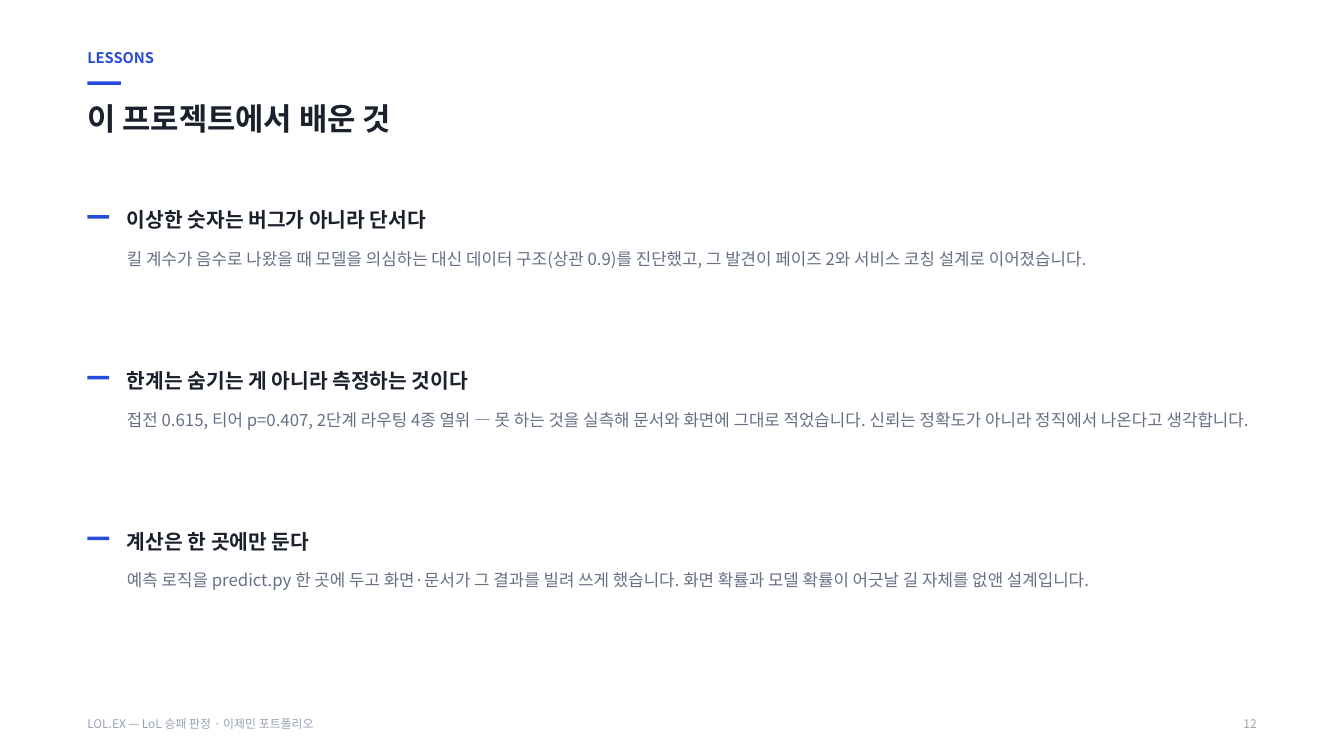
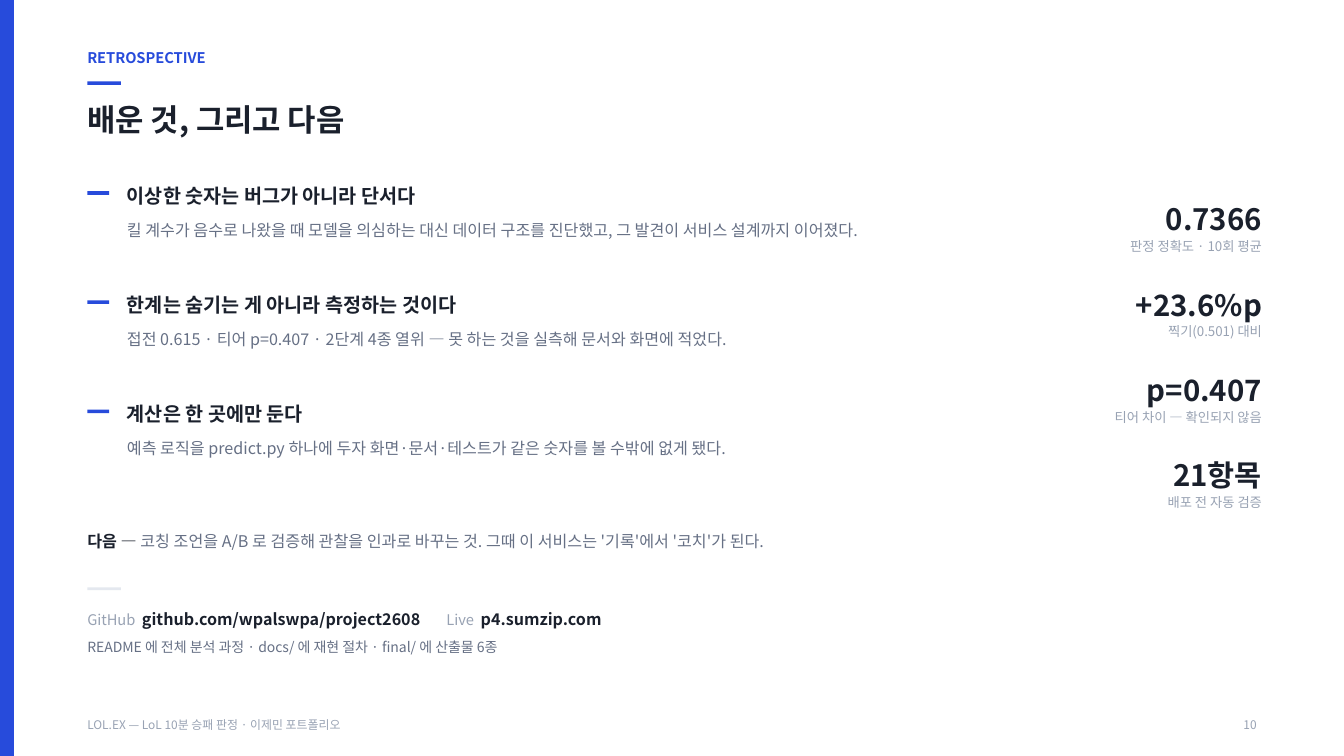
Before and after one commit to wpalswpa/lol-win-prediction, a slide deck: slide 10 of LOLEX_포트폴리오.pptx (slide 12 before the commit). Drawn at 1344x756 pixels with LibreOffice and Linux fonts; fonts in the diff are those of the drawing. Boxes give left, top, right and bottom in pixels: in the first picture for what was removed or moved away, otherwise in the second. Text is boxed around its words. In the diff, an @@ line names an element or a change of style, - is before the commit and + after.

```diff
--- a/LOLEX_포트폴리오.pptx
+++ b/LOLEX_포트폴리오.pptx
@@ rectangle added at bbox=[0, 0, 14, 756], fill #274BDB @@
@@ text removed at bbox=[87, 52, 154, 63] @@
-LESSONS
@@ text added at bbox=[87, 52, 205, 63], 10.5 pt, text #274BDB, bold @@
+RETROSPECTIVE
@@ text at bbox=[87, 105, 345, 138]: text changed @@
-이 프로젝트에서 배운 것
+배운 것, 그리고 다음
@@ text "이상한 숫자는 버그가 아니라 단서다": place and size @@
-text "이상한 숫자는 버그가 아니라 단서다" at bbox=[127, 210, 426, 229]
+text "이상한 숫자는 버그가 아니라 단서다" at bbox=[127, 186, 416, 205]
@@ rectangle: place and size @@
-rectangle at bbox=[88, 215, 110, 219]
+rectangle at bbox=[88, 192, 110, 196]
@@ text added at bbox=[1166, 208, 1262, 231], 21 pt, text #1A202C, bold @@
+0.7366
@@ text at bbox=[127, 222, 858, 239]: text changed; size 12 to 11.5 pt @@
-킬 계수가 음수로 나왔을 때 모델을 의심하는 대신 데이터 구조(상관 0.9)를 진단했고, 그 발견이 페이즈 2와 서비스 코칭 설계로 이어졌습니다.
+킬 계수가 음수로 나왔을 때 모델을 의심하는 대신 데이터 구조를 진단했고, 그 발견이 서비스 설계까지 이어졌다.
@@ text added at bbox=[1130, 240, 1262, 252], 9.5 pt, text #98A2B3 @@
+판정 정확도 · 10회 평균
@@ text "한계는 숨기는 게 아니라 측정하는 ...": place and size @@
-text "한계는 숨기는 게 아니라 측정하는 ..." at bbox=[127, 371, 468, 390]
+text "한계는 숨기는 게 아니라 측정하는 ..." at bbox=[127, 295, 456, 314]
@@ text added at bbox=[1136, 294, 1262, 323], 21 pt, text #1A202C, bold @@
++23.6%p
@@ rectangle: place and size @@
-rectangle at bbox=[88, 536, 110, 540]
+rectangle at bbox=[88, 300, 110, 304]
@@ text added at bbox=[1168, 322, 1262, 338], 9.5 pt, text #98A2B3 @@
+찍기(0.501) 대비
@@ text at bbox=[127, 331, 727, 349]: text changed; size 12 to 11.5 pt @@
-접전 0.615, 티어 p=0.407, 2단계 라우팅 4종 열위 — 못 하는 것을 실측해 문서와 화면에 그대로 적었습니다. 신뢰는 정확도가 아니라 정직에서 나온다고 생각합니다.
+접전 0.615 · 티어 p=0.407 · 2단계 4종 열위 — 못 하는 것을 실측해 문서와 화면에 적었다.
@@ text added at bbox=[1147, 379, 1262, 408], 21 pt, text #1A202C, bold @@
+p=0.407
@@ rectangle: place and size @@
-rectangle at bbox=[88, 376, 110, 380]
+rectangle at bbox=[88, 409, 110, 413]
@@ size 14.5 to 14 pt; line spacing 1.18 to 1.2 in 3 elements at bbox=[127, 186, 416, 205], bbox=[127, 295, 456, 314], bbox=[127, 404, 303, 423] @@
@@ text "계산은 한 곳에만 둔다": place and size @@
-text "계산은 한 곳에만 둔다" at bbox=[127, 532, 309, 551]
+text "계산은 한 곳에만 둔다" at bbox=[127, 404, 303, 423]
@@ text added at bbox=[1115, 411, 1261, 423], 9.5 pt, text #98A2B3 @@
+티어 차이 — 확인되지 않음
@@ text added at bbox=[127, 440, 726, 458], 11.5 pt, text #667085 @@
+예측 로직을 predict.py 하나에 두자 화면·문서·테스트가 같은 숫자를 볼 수밖에 없게 됐다.
@@ text added at bbox=[1173, 461, 1262, 489], 21 pt, text #1A202C, bold @@
+21항목
@@ text added at bbox=[1168, 496, 1262, 508], 9.5 pt, text #98A2B3 @@
+배포 전 자동 검증
@@ text added at bbox=[87, 533, 764, 550], 11.5 pt, text #667085 @@
+다음 — 코칭 조언을 A/B 로 검증해 관찰을 인과로 바꾸는 것. 그때 이 서비스는 '기록'에서 '코치'가 된다.
@@ rectangle added at bbox=[88, 588, 121, 591], fill #E4E8EF @@
@@ text removed at bbox=[127, 572, 1089, 590] @@
-예측 로직을 predict.py 한 곳에 두고 화면·문서가 그 결과를 빌려 쓰게 했습니다. 화면 확률과 모델 확률이 어긋날 길 자체를 없앤 설계입니다.
@@ text added at bbox=[87, 612, 602, 655], 11.5 pt, text #1A202C @@
+GitHub github.com/wpalswpa/project2608 Live p4.sumzip.com
+README 에 전체 분석 과정 · docs/ 에 재현 절차 · final/ 에 산출물 6종
@@ text at bbox=[87, 719, 341, 730]: text changed @@
-LOL.EX — LoL 승패 판정 · 이제민 포트폴리오
+LOL.EX — LoL 10분 승패 판정 · 이제민 포트폴리오
@@ text at bbox=[1243, 720, 1256, 729]: text changed @@
-12
+10
```
Also in this commit, not shown: 6 other slides changed, 3 slides added, 6 slides removed, 1 other file.
